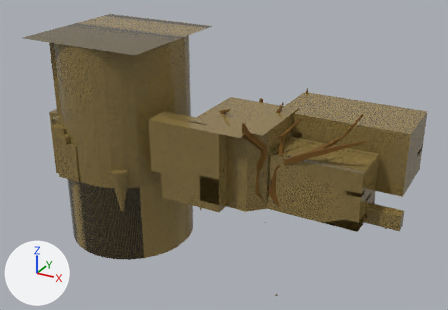
Two versions of the glTF model assets/models/levels/Pool/temple.glb, one commit apart.
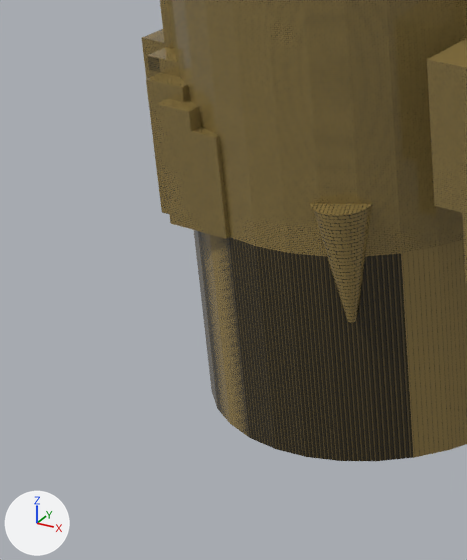
The first picture shows the older version from a 50 mm camera at (57.0, -265.0, 152.0) aimed at (-94.0, 10.0, 15.0). The close-ups show both versions on the part from 0% to 36% of the width and 32% to 95% of the height of that picture; other places that the commit changed are outside them. The axes (+X, +Y, +Z) are drawn at lower left. The lights are the same throughout. Where no turn or scale is listed for an object, it has been applied to the vertices. Vertices at the same position are counted once.

Objects in the first close-up: 'center walls-col', 'maze feature2_L-col', 'maze maze1-col', 'maze plat-col', 'maze walls-col'.
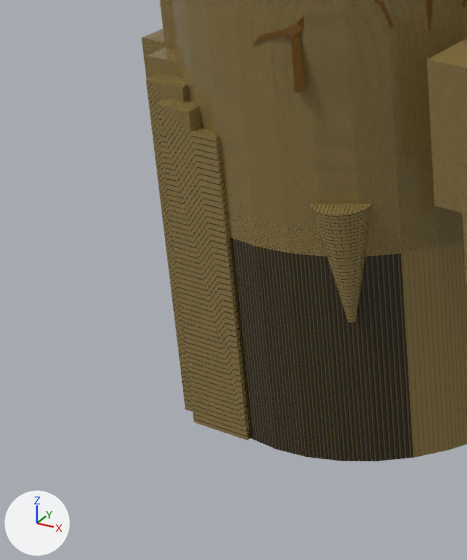
Changed parts and their boxes [x1, y1, x2, y2] in the close-ups (467 x 560 px):
```json
{"object": "maze feature2_L-col", "change": "reshaped", "before": [146, 48, 229, 239], "after": [146, 48, 250, 440]}
{"object": "Vert.066", "change": "added", "after": [253, 0, 467, 93], "on screen": "brown"}
```

Edits to the scene script, one JSON object a line:
```json
{"block": "me_cube_027", "where": "# used by ob_maze_feature2_l_col; location = (0.0, 0.0, 0.0)"}
{"op": "remove", "block": "me_cube_027", "code": "me_cube_027.from_pydata(...)  # 113 vertices, 228 faces; spans x -182.0..-160.0, y -35.0..-10.0, z 2.0..33.0"}
{"op": "add", "block": "me_cube_027", "code": "me_cube_027.from_pydata(...)  # 57 vertices, 112 faces; spans x -182.0..-160.0, y -35.0..-10.0, z -43.0..33.0"}
{"block": "me_cube_027", "change": "me_cube_027 part 1"}
{"block": "me_cube_027", "change": "72 vertices are removed from x -182.0..-160.0, y -35.0..-10.0, z 2.0..33.0"}
{"block": "me_cube_027", "change": "197 faces are deleted"}
{"block": "me_cube_027", "change": "10 vertices are added at x -182.0..-160.0, y -35.0..-10.0, z -43.0"}
{"block": "me_cube_027", "change": "6 new vertices lie (0.0, 0.0, -70.0) away from vertices in x -179.0..-174.0, y -35.0..-10.0, z 27.0"}
{"block": "me_cube_027", "change": "81 new faces join them"}
{"op": "add", "block": "me_vert_066", "code": ["me_vert_066 = bpy.data.meshes.new('Vert.066')", "me_vert_066.from_pydata(...)  # 728 vertices, 1449 faces, 1 loose edge; spans x -17.5..17.2, y -8.2..39.0, z -42.7..1.6", "me_vert_066.materials.append(mat_tree_bark)  # brown #6f4c16"]}
{"op": "add", "block": "ob_vert_066", "code": ["ob_vert_066 = bpy.data.objects.new('Vert.066', me_vert_066)", "ob_vert_066.location = (-132.7, -28.2, 78.0)"]}
```
